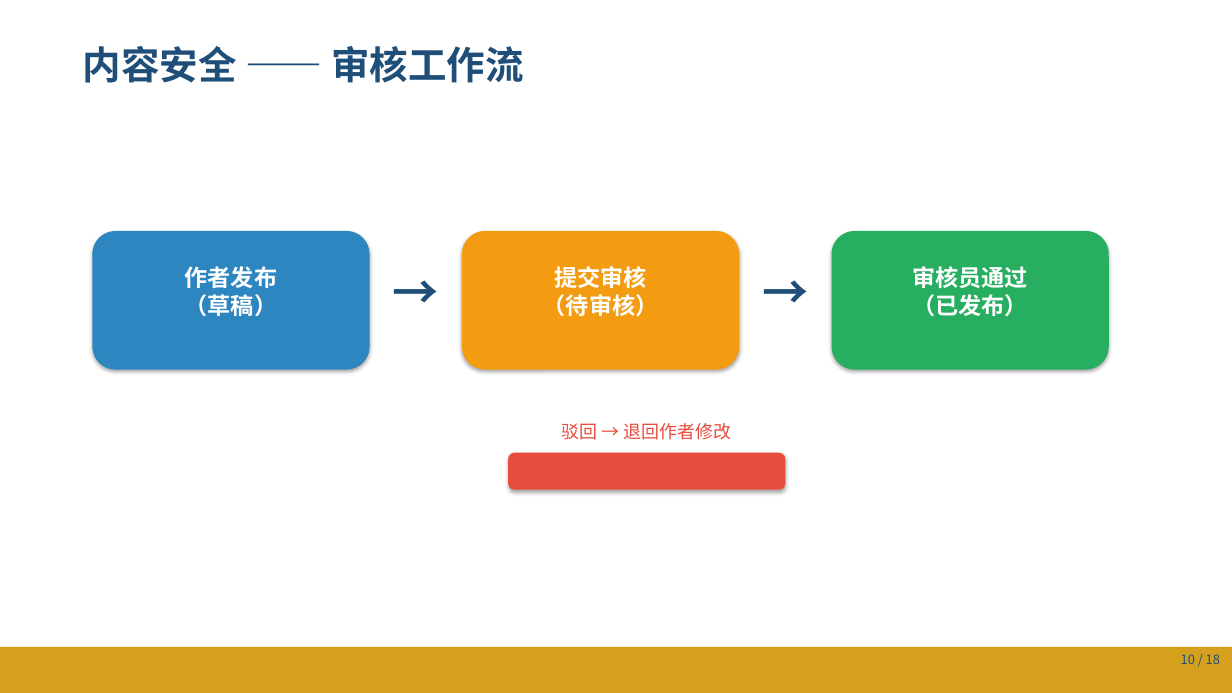
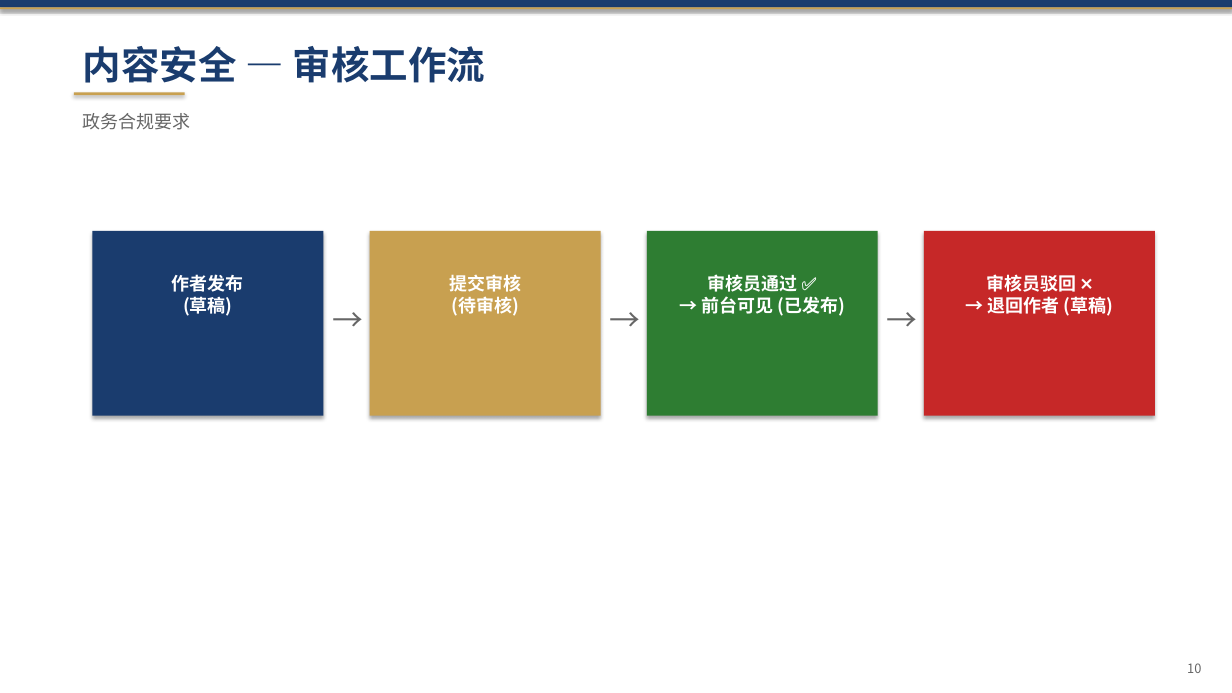
Before and after one commit to solecithovallenato-netizen/snake-game, a slide deck: slide 10 of 作业/交付物/PPT/答辩PPT.pptx. Drawn at 1232x693 pixels with LibreOffice and Linux fonts; fonts in the diff are those of the drawing. Boxes give left, top, right and bottom in pixels: in the first picture for what was removed or moved away, otherwise in the second. Text is boxed around its words. In the diff, an @@ line names an element or a change of style, - is before the commit and + after.

Commit message:
feat: comprehensive deliverable update
PPT: 18-slide native PPTX (python-pptx, 政务蓝+金)
Tech docs: revision histories, fix architecture diagrams, Grafana HTTP fix
Project mgmt: milestone alignment, add 项目结项, cross-file consistency
Ops scripts: deploy.sh restructured (error handling), backup.sh (lock+verify), SELinux fixes, path consistency
README: reflect updated deliverables

```diff
--- a/作业/交付物/PPT/答辩PPT.pptx
+++ b/作业/交付物/PPT/答辩PPT.pptx
@@ rectangle: place and size @@
-rectangle at (0,647,1232,693)
+rectangle at (0,7,1232,9)
@@ rectangle at (0,7,1232,9): fill #D4A01E to #C8A050 @@
@@ rectangle added at (0,0,1232,7), fill #1A3C6E @@
@@ text at (83,46,485,83): text changed; text colour #1F4E79 to #1A3C6E @@
-内容安全 —— 审核工作流
+内容安全 — 审核工作流
@@ rectangle added at (74,92,185,95), fill #C8A050 @@
@@ text added at (83,113,191,130), 14 pt, text #666666 @@
+政务合规要求
@@ rounded rectangle removed at (92,231,370,370) @@
@@ rectangle added at (92,231,323,416), fill #1A3C6E @@
@@ rectangle added at (370,231,601,416), fill #C8A050 @@
@@ rounded rectangle removed at (462,231,739,370) @@
@@ rectangle added at (647,231,878,416), fill #2E7D32 @@
@@ rounded rectangle removed at (832,231,1109,370) @@
@@ rectangle added at (924,231,1155,416), fill #C62828 @@
@@ text at (172,274,244,316): text changed; size 18 to 14 pt @@
-作者发布
-（草稿）
+作者发布
+(草稿)
@@ text "→": place and size @@
-text "→" at (379,259,453,333)
+text "→" at (323,296,370,342)
@@ text "→" at (323,296,370,342): size 36 to 24 pt, text colour #1F4E79 to #666666, bold off @@
@@ text at (449,274,521,316): text changed; size 18 to 14 pt @@
-提交审核
-（待审核）
+提交审核
+(待审核)
@@ text added at (601,296,647,342), 24 pt, text #666666 @@
+→
@@ text at (701,274,846,316): text changed; size 18 to 14 pt @@
-审核员通过
-（已发布）
+审核员通过 ✅
+→ 前台可见 (已发布)
@@ text "→" at (878,296,924,342): size 36 to 24 pt, text colour #1F4E79 to #666666, bold off @@
@@ text "→": place and size @@
-text "→" at (749,259,823,333)
+text "→" at (878,296,924,342)
@@ text at (986,274,1114,316): text changed; text colour #E74C3C to #FFFFFF; bold on @@
-驳回 → 退回作者修改
+审核员驳回 ❌
+→ 退回作者 (草稿)
@@ rounded rectangle removed at (508,453,786,490) @@
@@ text at (1187,663,1201,673): text changed; text colour #1F4E79 to #666666 @@
-10 / 18
+10
```
Also in this commit, not shown: 17 other slides changed, 19 other files.
